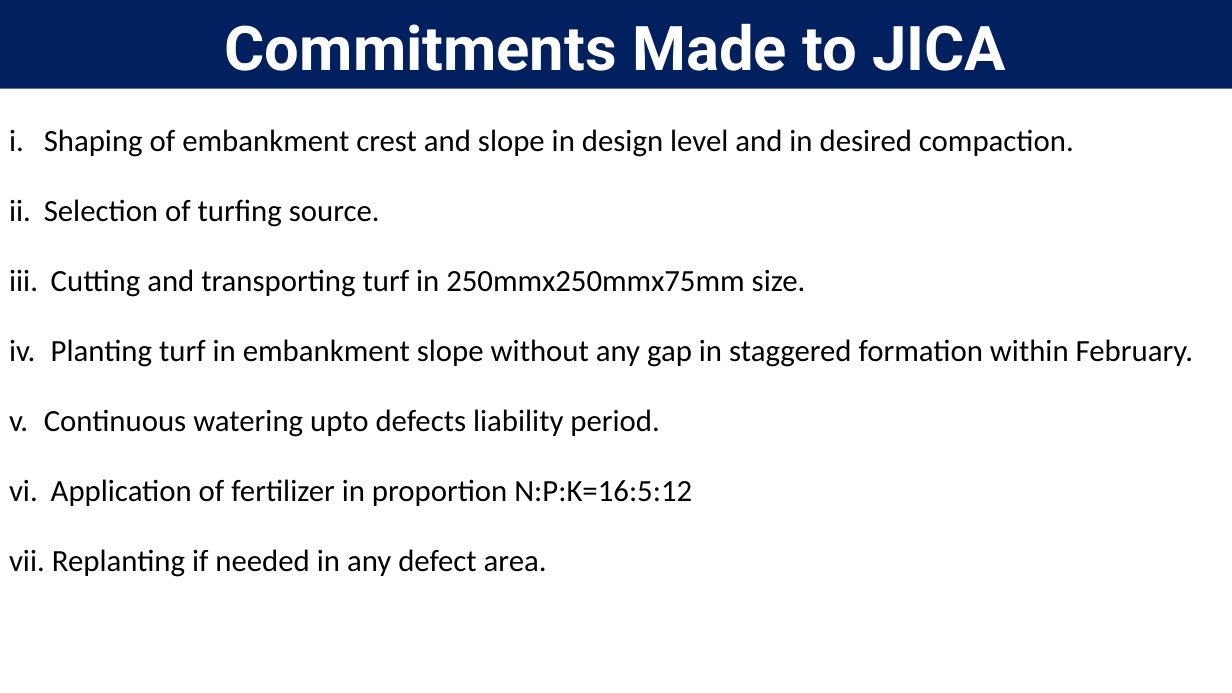
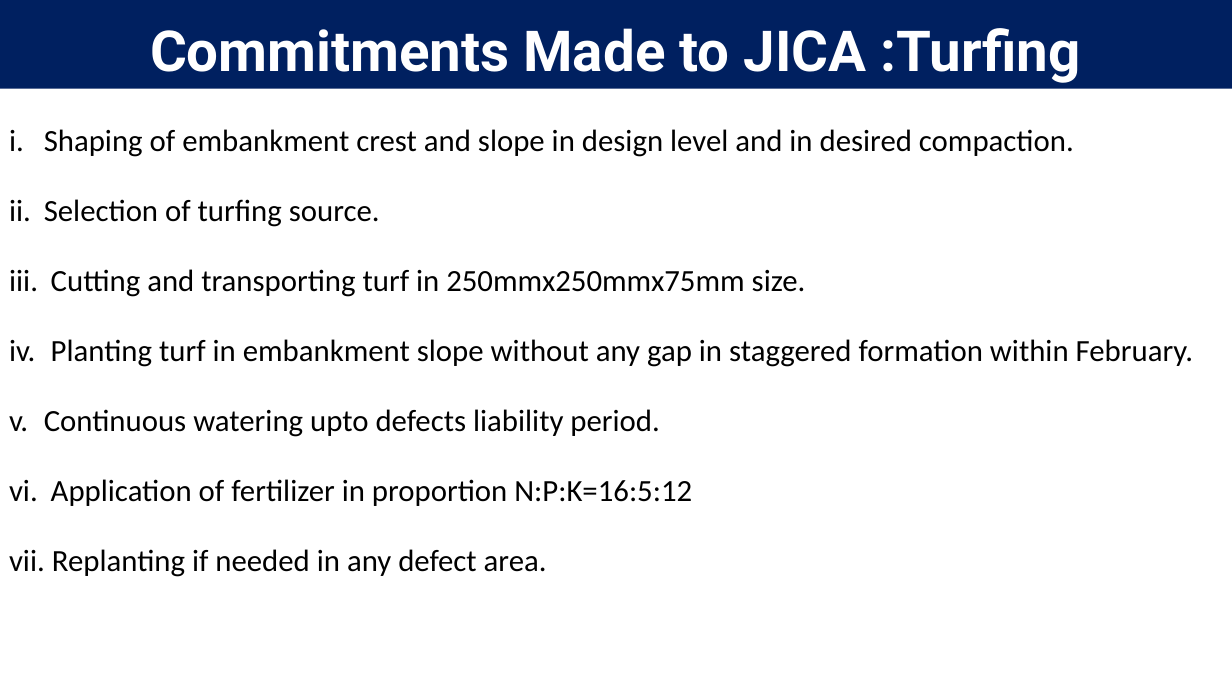
Before and after one commit to jakariapervez/cmis6, a slide deck: slide 7 of Civilworks cost/Expenditure Preparations/SPEC_24_11_2020/Follow UP on JICA Meeting and Actions Required To be Taken with test.pptx. Drawn at 1232x693 pixels with LibreOffice and Linux fonts; fonts in the diff are those of the drawing; background and template pictures are left out. Boxes give left, top, right and bottom in pixels: in the first picture for what was removed or moved away, otherwise in the second. Text is boxed around its words. In the diff, an @@ line names an element or a change of style, - is before the commit and + after.

```diff
--- a/Civilworks cost/Expenditure Preparations/SPEC_24_11_2020/Follow UP on JICA Meeting and Actions Required To be Taken with test.pptx
+++ b/Civilworks cost/Expenditure Preparations/SPEC_24_11_2020/Follow UP on JICA Meeting and Actions Required To be Taken with test.pptx
@@ title at <box>150,28,1081,83</box>: text changed; size 48 to 44 pt @@
-Commitments Made to JICA
+Commitments Made to JICA :Turfing
```
Also in this commit, not shown: 4 other slides changed, 3 slides added, 6 other files.
